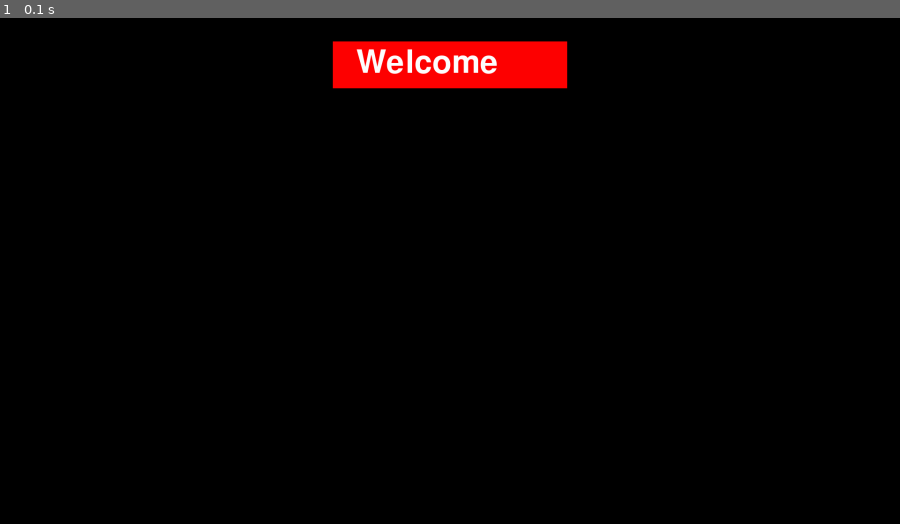
Above: before the commit, frame 1.
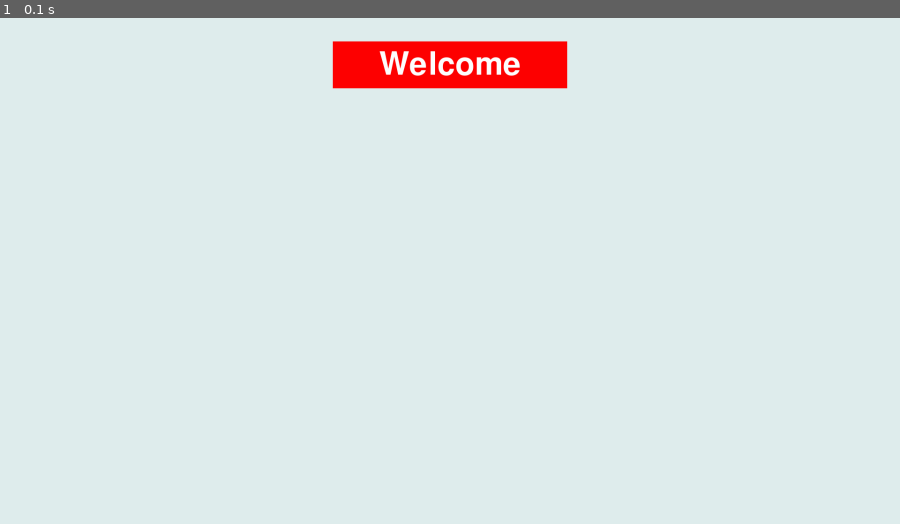
Above: after the commit, the same moment.

Repository: d3vmeh/PygameEngine
Game: pygame game, started from engine.py
Same seed, same stepped clock (60 frames per second), same inputs: the game is played once before the commit and once after it.
Inputs:
- Up to frame 1 (0.1 s): no input

The runs differ from the first frame. In frame 1, 98% of the frame differs, in the area x 0-100%, y 0-100%.

Commit message:
Centered text on menu screen

Diff:
--- a/classes/button.py
+++ b/classes/button.py
@@ -10,3 +10,13 @@
 
     def onClicked(self):
         print("button clicked")
+
+
+    def isHovered(self,eventx,eventy):
+        if self.x<eventx<self.x+self.width and self.y<eventy<self.y+self.height:
+            return True
+        else:
+            return False
+
+    def onHovered(self):
+        print("Button Hovered")
--- a/classes/widget.py
+++ b/classes/widget.py
@@ -4,11 +4,11 @@
 pygame.init()
 pygame.font.init()
 
-
+from PygameEngine.engine_utility import text_align_center
 
 class Widget():
     def __init__(self,x,y,width,height,color=(255,255,255),thickness=0,
-                 text="",text_font=None,text_color=(255,255,255),text_coords=(),text_object = None,text_size=20
+                 text="",text_font=None,text_color=(255,255,255),text_coords=(),text_object = None,text_size=20,text_alignment = "center",text_rect=None
                  ):
 
 
@@ -27,13 +27,24 @@
         self.text_color = text_color
         self.text_object = text_object
         self.text_size = text_size
-
+        self.text_alignment = text_alignment
         self.text_font = pygame.font.Font(text_font,text_size)
         self.textsurface = self.text_font.render(self.text,True,self.text_color)
+        self.text_rect = text_rect
+        if self.text_coords == ():
+            self.text_coords = (self.x,self.y)
+
+
+
+
 
 
 
 
     def draw(self,display):
         pygame.draw.rect(display,self.color, (self.x,self.y,self.width,self.height))
-        display.blit(self.textsurface,self.text_coords)
+        if self.text_alignment == "center":
+            #self.text_rect = self.textsurface.get_rect(center=(self.width/2+self.x,self.height/2+self.y))
+            display.blit(self.textsurface,text_align_center(self.textsurface,self.x,self.y,self.width,self.height))
+        else:
+            display.blit(self.textsurface,self.text_coords)
--- a/engine.py
+++ b/engine.py
@@ -13,10 +13,13 @@
 
 
 
+
 pygame.init()
 pygame.font.init()
 
 #do pygame.font.get_fonts() to see all fonts
+pygame.font.get_fonts()
+
 
 
 def initialize_engine(screen_width=1920,screen_height=1080):
@@ -59,20 +62,26 @@
     global green
     global blue
 
-    black = (0, 0, 0)
-    white = (255, 255, 255)
-    red = (255, 0, 0)
-    green = (0, 255, 0)
-    blue = (0, 0, 255)
+    #(R,G,B,A)
+    black = (0, 0, 0,255)
+    white = (255, 255, 255,255)
+    red = (255, 0, 0,255)
+    green = (0, 255, 0,255)
+    blue = (0, 0, 255,255)
 
     global background_color
-    background_color = black
+    background_color = (255, 127, 80, 255)
 
+
+
+    #print(pygame.Color("Coral"))
 
 
 
 def menu():
 
+
+    menu_color = pygame.Color("azure2")
     main_text_width = 500
     main_text_height = 100
 
@@ -80,9 +89,9 @@
     main_text_y = 50
 
     main_text_widget =  Widget(main_text_x,main_text_y,main_text_width,main_text_height,color=red,
-                               text="Welcome",text_color=white,text_coords=Alignment(main_text_x,main_text_y).align_center(main_text_width,main_text_height,400,75),text_size=100)
-
-
+                               text="Welcome",text_color=white,text_size=100,text_alignment="center")
+    screen.fill(menu_color)
+#text_coords=Alignment(main_text_x,main_text_y).align_center(main_text_width,main_text_height,250,50)
     while True:
         pygame.display.update()
 
--- a/engine_utility.py
+++ b/engine_utility.py
@@ -21,3 +21,10 @@
 
     def align_center(self,surfacewidth,surfaceheight,objectwidth,objectheight):
         return (self.align_center_x(surfacewidth,objectwidth),self.align_center_y(surfaceheight,objectheight))
+
+
+
+def text_align_center(textsurface,surfacex,surfacey,surfacewidth,surfaceheight):
+    text_rect = textsurface.get_rect(center=(surfacewidth / 2 + surfacex, surfaceheight / 2 + surfacey))
+    #display.blit(self.textsurface, self.text_rect)
+    return text_rect
